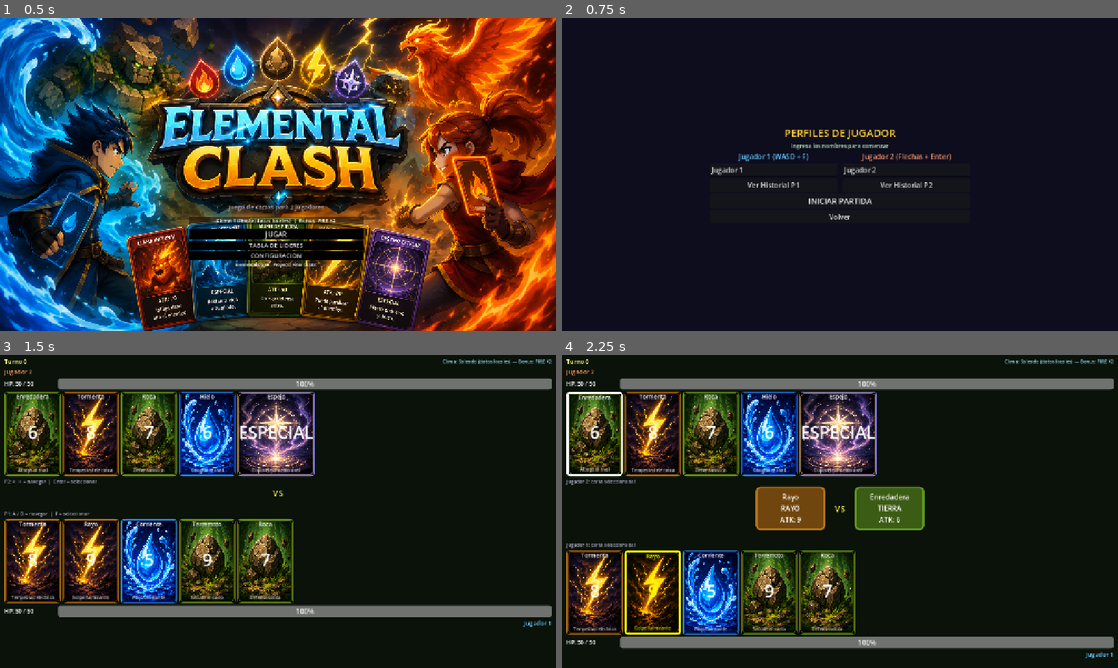
Above: before the commit, frames 1-4 (two rows, left to right).
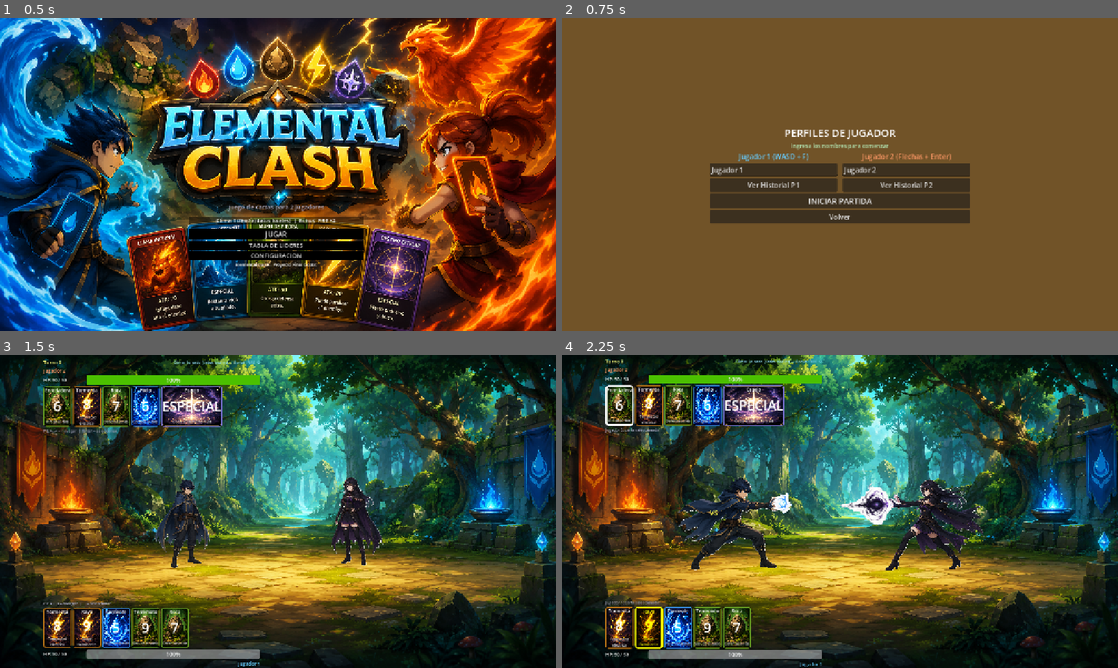
Above: after the commit, the same moments.

Repository: Leonardo2757/Elemental-Clash
Game: Godot game, scene res://scenes/Main.tscn
Two runs of this game, one before a commit and one after it. Both use one fixed random seed, a clock stepped at 60 frames per second and the inputs below.
Inputs (mouse positions are in pixels of both pictures, inside the frame that each line leads up to):
- Up to frame 1 (0.5 s): no input
- Up to frame 2 (0.75 s): click "JUGAR" at 0.5 s
- Up to frame 3 (1.5 s): click "INICIAR PARTIDA" at 1.25 s
- Up to frame 4 (2.25 s): tap Enter at 2 s; move the mouse to (595, 433) at 2.02 s; hold D from 2.03 s (still down); tap F at 2.1 s; click (595, 433) at 2.17 s

Frame 1 is identical in both runs. In frame 2, 100% of the frame differs, in the area x 0-100%, y 0-100%; in frame 3, 75%; in frame 4, 77%.

Commit message:
Animaciones, personajes y BGM

Diff:
--- a/Elemental-Clash-Game/scenes/CardNode.tscn
+++ b/Elemental-Clash-Game/scenes/CardNode.tscn
@@ -3,9 +3,10 @@
 [ext_resource type="Script" uid="uid://cx0h0afvmsfn0" path="res://scripts/CardNode.gd" id="1"]
 
 [node name="CardNode" type="PanelContainer" unique_id=1638369602]
-custom_minimum_size = Vector2(130, 180)
+custom_minimum_size = Vector2(81.795, 116.895)
 offset_right = 130.0
 offset_bottom = 180.0
+scale = Vector2(0.655, 0.655)
 script = ExtResource("1")
 
 [node name="TextureRect" type="TextureRect" parent="." unique_id=1068805891]
@@ -13,6 +14,7 @@
 expand_mode = 1
 
 [node name="VBox" type="VBoxContainer" parent="." unique_id=1147469402]
+custom_minimum_size = Vector2(0.045, 0)
 layout_mode = 2
 
 [node name="LabelName" type="Label" parent="VBox" unique_id=172854959]
--- a/Elemental-Clash-Game/scenes/Main.tscn
+++ b/Elemental-Clash-Game/scenes/Main.tscn
@@ -7,8 +7,18 @@
 [ext_resource type="Script" uid="uid://dyhyvrdjyec7q" path="res://scripts/ScreenGame.gd" id="4"]
 [ext_resource type="Script" uid="uid://c7y73vx1wf345" path="res://scripts/ScreenGameOver.gd" id="5"]
 [ext_resource type="Script" uid="uid://csf3pv3er1v1k" path="res://scripts/ScreenSettings.gd" id="6"]
+[ext_resource type="Texture2D" uid="uid://bs0mpgq6f4ksa" path="res://assets/d710967f-093f-44e4-8876-ed21f113eeea.png" id="6_lhr70"]
 [ext_resource type="Script" uid="uid://ck5c1x7q3d2hj" path="res://scripts/ScreenLeaderboard.gd" id="7"]
+[ext_resource type="Texture2D" uid="uid://3vr7nn0or0iw" path="res://assets/P1/1.png" id="7_qmy6f"]
 [ext_resource type="Script" uid="uid://cbhbtgpknrbxy" path="res://scripts/ScreenHistory.gd" id="8"]
+[ext_resource type="Texture2D" uid="uid://c1urac8s2c0dg" path="res://assets/P1/2.png" id="8_mwfav"]
+[ext_resource type="Texture2D" uid="uid://b2nseaqqo7l4f" path="res://assets/P1/3.png" id="9_3p2gp"]
+[ext_resource type="Texture2D" uid="uid://cpyosivsu15rc" path="res://assets/P1/4.png" id="10_1nqs0"]
+[ext_resource type="Texture2D" uid="uid://b0nc5m5hqbpx3" path="res://assets/P2/attack/1.png" id="10_nfivy"]
+[ext_resource type="Texture2D" uid="uid://o61nt2i4nvey" path="res://assets/P2/attack/2.png" id="11_1nqs0"]
+[ext_resource type="Texture2D" uid="uid://tbxjreh3qdgw" path="res://assets/P2/attack/3.png" id="12_1iba3"]
+[ext_resource type="Texture2D" uid="uid://dofjme7qk8un2" path="res://assets/P2/idle/1.png" id="13_nfivy"]
+[ext_resource type="AudioStream" uid="uid://brved88ujokot" path="res://assets/BGM.mp3" id="19_nfivy"]
 
 [sub_resource type="StyleBoxFlat" id="StyleBoxFlat_qmy6f"]
 bg_color = Color(0, 0, 0, 0.4745098)
@@ -24,6 +34,59 @@
 
 [sub_resource type="StyleBoxFlat" id="StyleBoxFlat_bjd11"]
 bg_color = Color(0, 0, 0, 1)
+
+[sub_resource type="StyleBoxFlat" id="StyleBoxFlat_mwfav"]
+bg_color = Color(0.29411766, 0.7529412, 0, 1)
+
+[sub_resource type="SpriteFrames" id="SpriteFrames_cvmbd"]
+animations = [{
+"frames": [{
+"duration": 1.0,
+"texture": ExtResource("7_qmy6f")
+}, {
+"duration": 1.0,
+"texture": ExtResource("8_mwfav")
+}, {
+"duration": 1.0,
+"texture": ExtResource("9_3p2gp")
+}],
+"loop": false,
+"name": &"attack",
+"speed": 5.0
+}, {
+"frames": [{
+"duration": 1.0,
+"texture": ExtResource("10_1nqs0")
+}],
+"loop": true,
+"name": &"idle",
+"speed": 5.0
+}]
+
+[sub_resource type="SpriteFrames" id="SpriteFrames_yxlcp"]
+animations = [{
+"frames": [{
+"duration": 1.0,
+"texture": ExtResource("10_nfivy")
+}, {
+"duration": 1.0,
+"texture": ExtResource("11_1nqs0")
+}, {
+"duration": 1.0,
+"texture": ExtResource("12_1iba3")
+}],
+"loop": true,
+"name": &"attack",
+"speed": 5.0
+}, {
+"frames": [{
+"duration": 1.0,
+"texture": ExtResource("13_nfivy")
+}],
+"loop": true,
+"name": &"idle",
+"speed": 5.0
+}]
 
 [node name="Main" type="Node" unique_id=1529121202]
 script = ExtResource("1")
@@ -154,7 +217,7 @@
 anchor_bottom = 1.0
 grow_horizontal = 2
 grow_vertical = 2
-color = Color(0.05, 0.05, 0.12, 1)
+color = Color(0.44176564, 0.32324862, 0.15681729, 1)
 
 [node name="VBox" type="VBoxContainer" parent="Screens/ScreenProfiles" unique_id=1738999868]
 layout_mode = 1
@@ -173,7 +236,7 @@
 
 [node name="LblTitle" type="Label" parent="Screens/ScreenProfiles/VBox" unique_id=784562716]
 layout_mode = 2
-theme_override_colors/font_color = Color(1, 0.8, 0.2, 1)
+theme_override_colors/font_color = Color(1, 1, 1, 1)
 theme_override_font_sizes/font_size = 24
 text = "PERFILES DE JUGADOR"
 horizontal_alignment = 1
@@ -280,7 +343,6 @@
 horizontal_alignment = 1
 
 [node name="ScreenGame" type="Control" parent="Screens" unique_id=2105801021]
-visible = false
 layout_mode = 1
 anchors_preset = 15
 anchor_right = 1.0
@@ -289,26 +351,27 @@
 grow_vertical = 2
 script = ExtResource("4")
 
-[node name="BG" type="ColorRect" parent="Screens/ScreenGame" unique_id=1973701557]
-layout_mode = 1
-anchors_preset = 15
-anchor_right = 1.0
-anchor_bottom = 1.0
-grow_horizontal = 2
-grow_vertical = 2
-color = Color(0.04, 0.07, 0.04, 1)
+[node name="TextureRect" type="TextureRect" parent="Screens/ScreenGame" unique_id=422751960]
+layout_mode = 0
+offset_right = 1672.0
+offset_bottom = 941.0
+scale = Vector2(0.775, 0.775)
+texture = ExtResource("6_lhr70")
+expand_mode = 1
+stretch_mode = 3
 
 [node name="VBox" type="VBoxContainer" parent="Screens/ScreenGame" unique_id=1373638445]
 layout_mode = 1
 anchors_preset = 15
 anchor_right = 1.0
 anchor_bottom = 1.0
-offset_left = 10.0
-offset_top = 5.0
-offset_right = -10.0
-offset_bottom = -5.0
-grow_horizontal = 2
-grow_vertical = 2
+offset_left = 100.135
+offset_top = 98.3
+offset_right = -551.175
+offset_bottom = 91.79999
+grow_horizontal = 2
+grow_vertical = 2
+scale = Vector2(0.795, 0.795)
 
 [node name="TopBar" type="HBoxContainer" parent="Screens/ScreenGame/VBox" unique_id=188265906]
 layout_mode = 2
@@ -349,10 +412,10 @@
 [node name="BarP2" type="ProgressBar" parent="Screens/ScreenGame/VBox/TopArea/HBoxHP2" unique_id=1932599324]
 layout_mode = 2
 size_flags_horizontal = 3
+theme_override_styles/fill = SubResource("StyleBoxFlat_mwfav")
 value = 100.0
 
 [node name="HandP2" type="HBoxContainer" parent="Screens/ScreenGame/VBox/TopArea" unique_id=1145687823]
-custom_minimum_size = Vector2(0, 195)
 layout_mode = 2
 
 [node name="LblP2Status" type="Label" parent="Screens/ScreenGame/VBox/TopArea" unique_id=131917701]
@@ -362,19 +425,15 @@
 text = "Flechas + Enter"
 
 [node name="CombatZone" type="HBoxContainer" parent="Screens/ScreenGame/VBox" unique_id=923258075]
+custom_minimum_size = Vector2(0, 454.185)
 layout_mode = 2
 alignment = 1
 
-[node name="RevealP1" type="PanelContainer" parent="Screens/ScreenGame/VBox/CombatZone" unique_id=1187531992]
-visible = false
-custom_minimum_size = Vector2(160, 100)
-layout_mode = 2
-
-[node name="Label" type="Label" parent="Screens/ScreenGame/VBox/CombatZone/RevealP1" unique_id=483353476]
-layout_mode = 2
-text = "..."
-horizontal_alignment = 1
-vertical_alignment = 1
+[node name="SpriteP1" type="AnimatedSprite2D" parent="Screens/ScreenGame/VBox/CombatZone" unique_id=422279283]
+position = Vector2(406.929, 255.223)
+scale = Vector2(0.32, 0.32)
+sprite_frames = SubResource("SpriteFrames_cvmbd")
+animation = &"attack"
 
 [node name="LblVs" type="Label" parent="Screens/ScreenGame/VBox/CombatZone" unique_id=1821203343]
 custom_minimum_size = Vector2(60, 0)
@@ -385,16 +444,11 @@
 horizontal_alignment = 1
 vertical_alignment = 1
 
-[node name="RevealP2" type="PanelContainer" parent="Screens/ScreenGame/VBox/CombatZone" unique_id=1409605942]
-visible = false
-custom_minimum_size = Vector2(160, 100)
-layout_mode = 2
-
-[node name="Label" type="Label" parent="Screens/ScreenGame/VBox/CombatZone/RevealP2" unique_id=1012398671]
-layout_mode = 2
-text = "..."
-horizontal_alignment = 1
-vertical_alignment = 1
+[node name="SpriteP2" type="AnimatedSprite2D" parent="Screens/ScreenGame/VBox/CombatZone" unique_id=601831683]
+position = Vector2(886.18, 248.785)
+scale = Vector2(0.33, 0.33)
+sprite_frames = SubResource("SpriteFrames_yxlcp")
+animation = &"idle"
 
 [node name="LblResult" type="Label" parent="Screens/ScreenGame/VBox" unique_id=488986709]
 layout_mode = 2
@@ -412,7 +466,6 @@
 text = "A/D + F"
 
 [node name="HandP1" type="HBoxContainer" parent="Screens/ScreenGame/VBox/BottomArea" unique_id=1990192471]
-custom_minimum_size = Vector2(0, 195)
 layout_mode = 2
 
 [node name="HBoxHP1" type="HBoxContainer" parent="Screens/ScreenGame/VBox/BottomArea" unique_id=892767908]
@@ -742,3 +795,6 @@
 [node name="BtnBack" type="Button" parent="Screens/ScreenHistory/VBox" unique_id=1845042876]
 layout_mode = 2
 text = "Volver"
+
+[node name="AudioStreamPlayer2D" type="AudioStreamPlayer2D" parent="." unique_id=279604324]
+stream = ExtResource("19_nfivy")
--- a/Elemental-Clash-Game/scripts/Main.gd
+++ b/Elemental-Clash-Game/scripts/Main.gd
@@ -9,10 +9,13 @@
 @onready var _screen_settings    : Control = $Screens/ScreenSettings
 @onready var _screen_leaderboard : Control = $Screens/ScreenLeaderboard
 @onready var _screen_history     : Control = $Screens/ScreenHistory
+@onready var _music_player : AudioStreamPlayer2D = $AudioStreamPlayer2D
 
 var _all_screens: Array[Control]
 
 func _ready() -> void:
+	if _music_player:
+		_music_player.play()
 	_all_screens = [
 		_screen_menu, _screen_profiles, _screen_loading,
 		_screen_game, _screen_result, _screen_gameover,
--- a/Elemental-Clash-Game/scripts/ScreenGame.gd
+++ b/Elemental-Clash-Game/scripts/ScreenGame.gd
@@ -11,9 +11,9 @@
 
 @onready var _combat_zone   : HBoxContainer = $VBox/CombatZone
 @onready var _lbl_vs        : Label     = $VBox/CombatZone/LblVs
-@onready var _reveal_p1     : PanelContainer = $VBox/CombatZone/RevealP1
-@onready var _reveal_p2     : PanelContainer = $VBox/CombatZone/RevealP2
 @onready var _lbl_result    : Label     = $VBox/LblResult
+@onready var _sprite_p1 : AnimatedSprite2D = $VBox/CombatZone/SpriteP1
+@onready var _sprite_p2 : AnimatedSprite2D = $VBox/CombatZone/SpriteP2
 
 @onready var _lbl_p1_name   : Label     = $VBox/BottomArea/LblP1Name
 @onready var _bar_p1        : ProgressBar = $VBox/BottomArea/HBoxHP1/BarP1
@@ -35,13 +35,20 @@
 	GameManager.state_changed.connect(_on_state)
 	SaveManager.autosave_done.connect(_on_autosave)
 	_lbl_autosave.visible = false
-	_reveal_p1.hide(); _reveal_p2.hide()
 	_lbl_result.text = ""
+	_start_idle_animation()
+
+func _start_idle_animation() -> void:
+	# Inicia la animación idle en ambos personajes
+	if _sprite_p1:
+		_sprite_p1.play("idle")
+
+	if _sprite_p2:
+		_sprite_p2.play("idle")
 
 func _on_state(s: GameManager.GameState) -> void:
 	if s == GameManager.GameState.SELECTING:
 		_refresh_ui()
-		_reveal_p1.hide(); _reveal_p2.hide()
 		_lbl_result.text = ""
 	elif s == GameManager.GameState.REVEALING:
 		_show_reveals()
@@ -100,12 +107,15 @@
 		AudioManager.play_sfx_confirm()
 
 func _show_reveals() -> void:
-	if GameManager.p1_selected:
-		_setup_reveal(_reveal_p1, GameManager.p1_selected)
-		_reveal_p1.show()
-	if GameManager.p2_selected:
-		_setup_reveal(_reveal_p2, GameManager.p2_selected)
-		_reveal_p2.show()
+
+	# Animación de ataque
+	_sprite_p1.play("attack")
+	_sprite_p2.play("attack")
+
+	# Al terminar la animación vuelve a idle
+	await _sprite_p1.animation_finished
+	_sprite_p1.play("idle")
+	_sprite_p2.play("idle")
 
 func _setup_reveal(panel: PanelContainer, card: CardData) -> void:
 	var sb = StyleBoxFlat.new()
Not shown, added: Elemental-Clash-Game/assets/BGM.mp3.import
Binary file added: Elemental-Clash-Game/assets/P1/1.png
Not shown, added: Elemental-Clash-Game/assets/P1/1.png.import
Binary file added: Elemental-Clash-Game/assets/P1/2.png
Not shown, added: Elemental-Clash-Game/assets/P1/2.png.import
Binary file added: Elemental-Clash-Game/assets/P1/3.png
Not shown, added: Elemental-Clash-Game/assets/P1/3.png.import
Binary file added: Elemental-Clash-Game/assets/P1/4.png
Not shown, added: Elemental-Clash-Game/assets/P1/4.png.import
Binary file added: Elemental-Clash-Game/assets/P2/attack/1.png
Not shown, added: Elemental-Clash-Game/assets/P2/attack/1.png.import
Binary file added: Elemental-Clash-Game/assets/P2/attack/2.png
(and 17 more such lines)
